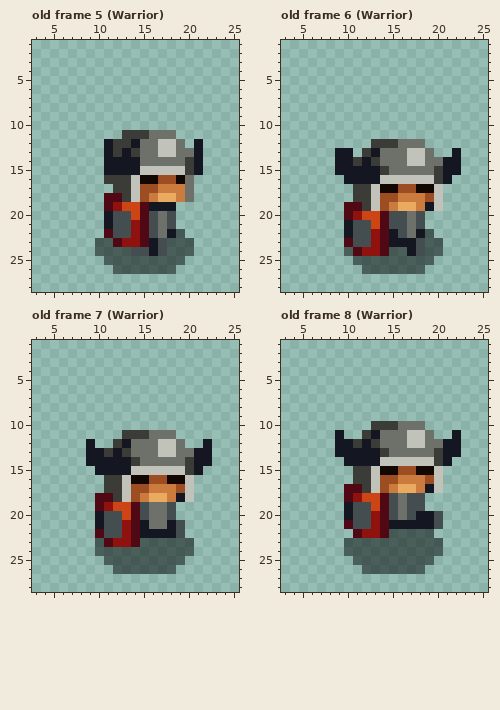
Two states of a pixel-art file, Untitled/Player/Player.aseprite. Above is the file before it was changed.
32x32 pixels, 16 frames. Shown: old frame 5 (Warrior): x 3..25, y 1..28; old frame 6 (Warrior): x 3..25, y 1..28; old frame 7 (Warrior): x 3..25, y 1..28; old frame 8 (Warrior): x 3..25, y 1..28. The commit also changed other frames, which this record leaves out.
New version:
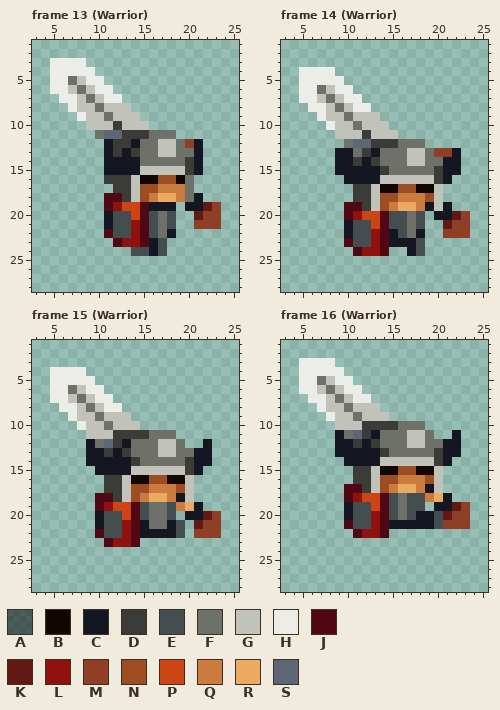
Palette (. is transparent): A #00000080  B #130702  C #141721  D #3b3c37  E #444d4f  F #6e716a  G #c1c2ba  H #ecece9  J #4f0814  K #621913  L #90120f  M #8f3f25  N #9d4d22  P #ce4515  Q #cb7b3e  R #eaaa5f  S #5e6576
A new or re-ordered frame is compared with the old frame closest to it.
Diff:
layer "Shadow" now hidden
layer "Weapon" now shown
frames re-ordered
--- frame 13 (Warrior) against old frame 5 (Warrior)
@@ x 3..25 @@
  2 .......................
- 3 .......................
- 4 .......................
- 5 .......................
- 6 .......................
- 7 .......................
- 8 .......................
- 9 .......................
-10 .......................
-11 ..........DDDFFF.......
-12 ........CDDCFFGGF.C....
+ 3 ..HHHH.................
+ 4 ..HHHHH................
+ 5 ..HHFGHH...............
+ 6 ..HHGFGHH..............
+ 7 ...HHGFGHH.............
+ 8 ....HGGFGGG............
+ 9 .....HGGFGGG...........
+10 ......GGGDGGG..........
+11 .......FSSDDDFFF.......
+12 ........CDDCFFGGFMC....
 13 ........CDCDFFGGFFC....
@@ x 3..25 @@
 17 .........DDGNNQQQF.....
-18 ........JJDGNQRRQF.....
-19 ........JLPPJCCC.......
-20 ........CEEPJEFE.......
-21 ........CEELJEFE.......
-22 ........JEELJEFCA......
-23 .......AAJLLJCEAAA.....
-24 .......AAAAEECEAAA.....
-25 ........AAAAAAAAA......
-26 .........AAAAAAA.......
+18 ........JJDGNQRRQFC....
+19 ........JLPPJCCC.CCKM..
+20 ........CEEPJEFE..KMM..
+21 ........CEELJEFE..MMM..
+22 ........JEELJEFC.......
+23 .........JLLJCE........
+24 ...........EECE........
+25 .......................
+26 .......................
 27 .......................
--- frame 14 (Warrior) against old frame 6 (Warrior)
@@ x 3..25 @@
  3 .......................
- 4 .......................
- 5 .......................
- 6 .......................
- 7 .......................
- 8 .......................
- 9 .......................
-10 .......................
-11 .......................
-12 ..........DDDFFF.......
-13 ......CC.DCFFFGGF..C...
+ 4 ..HHHH.................
+ 5 ..HHHHH................
+ 6 ..HHFGHH...............
+ 7 ..HHGFGHH..............
+ 8 ...HHGFGHH.............
+ 9 ....HGGFGGG............
+10 .....HGGFGGG...........
+11 ......GGGDGGG..........
+12 .......FSSDDDFFF.......
+13 ......CCFDCFFFGGFMMC...
 14 ......CCDCDFFFGGFFCC...
@@ x 3..25 @@
 18 ........DDGNNQQQNG.....
-19 .......JJDGNQRRQCG.....
-20 .......JLPPJEEFE.......
-21 .......CEEPJEEFE.......
-22 .......CEELJCEFCA......
-23 .......JEELJCCCEAA.....
-24 .......AJLLJAACEAA.....
-25 ........AAAAAAAAA......
-26 .........AAAAAAA.......
+19 .......JJDGNQRRQCGC....
+20 .......JLPPJEEFE.CCKM..
+21 .......CEEPJEEFE..KMM..
+22 .......CEELJCEFC..MMM..
+23 .......JEELJCCCE.......
+24 ........JLLJ..CE.......
+25 .......................
+26 .......................
 27 .......................
--- frame 15 (Warrior) against old frame 7 (Warrior)
@@ x 3..16 @@
  3 ..............
- 4 ..............
- 5 ..............
- 6 ..............
- 7 ..............
- 8 ..............
- 9 ..............
-10 ..............
-11 ..........DDDF
-12 ......C..DCFFF
+ 4 ..HHHH........
+ 5 ..HHHHH.......
+ 6 ..HHFGHH......
+ 7 ..HHGFGHH.....
+ 8 ...HHGFGHH....
+ 9 ....HGGFGGG...
+10 .....HGGFGGG..
+11 ......GGGDDDDF
+12 ......CFSDCFFF
 13 ......CCDCDFFF
@@ x 3..25 @@
 18 .......JJDGNQRRQCG.....
-19 .......JLPPJEFFE.......
-20 .......CEEPJEFFE.......
-21 .......CEELJCFFCE......
-22 .......JEELJCCCCE......
-23 .......AJLLJAAAAAA.....
-24 .......AAAAAAAAAAA.....
-25 ........AAAAAAAAA......
-26 .........AAAAAAA.......
+19 .......JLPPJEFFEQRC....
+20 .......CEEPJEFFE.CCKM..
+21 .......CEELJCFFCE.KMM..
+22 .......JEELJCCCCE.MMM..
+23 ........JLLJ...........
+24 .......................
+25 .......................
+26 .......................
 27 .......................
--- frame 16 (Warrior) against old frame 8 (Warrior)
@@ x 3..16 @@
  2 ..............
- 3 ..............
- 4 ..............
- 5 ..............
- 6 ..............
- 7 ..............
- 8 ..............
- 9 ..............
-10 ..........DDDF
-11 ......C..DCFFF
+ 3 ..HHHH........
+ 4 ..HHHHH.......
+ 5 ..HHFGHH......
+ 6 ..HHGFGHH.....
+ 7 ...HHGFGHH....
+ 8 ....HGGFGGG...
+ 9 .....HGGFGGG..
+10 ......GGGDDDDF
+11 ......CFSDCFFF
 12 ......CCDCDFFF
@@ x 3..25 @@
 17 .......JJDGNQRRQCG.....
-18 .......JLPPJEFEE.......
-19 .......CEEPJEFEE.......
-20 .......CEELJEFECCE.....
-21 .......JEELJCCCCCE.....
-22 ........JLLJAAAAA......
-23 .......AAAAAAAAAAA.....
-24 .......AAAAAAAAAAA.....
-25 ........AAAAAAAAA......
-26 .........AAAAAAA.......
+18 .......JLPPJEFEEQRC....
+19 .......CEEPJEFEE.CCKM..
+20 .......CEELJEFECCEKMM..
+21 .......JEELJCCCCCEMMM..
+22 ........JLLJ...........
+23 .......................
+24 .......................
+25 .......................
+26 .......................
 27 .......................
Boxes around the changes in both pictures, in picture pixels (x1, y1, x2, y2):
added: (50, 58, 194, 148)
changed: (95, 193, 221, 274)
added: (299, 67, 452, 157)
changed: (344, 202, 470, 274)
added: (50, 367, 140, 448)
changed: (95, 502, 221, 574)
added: (299, 358, 389, 439)
changed: (344, 493, 470, 574)
